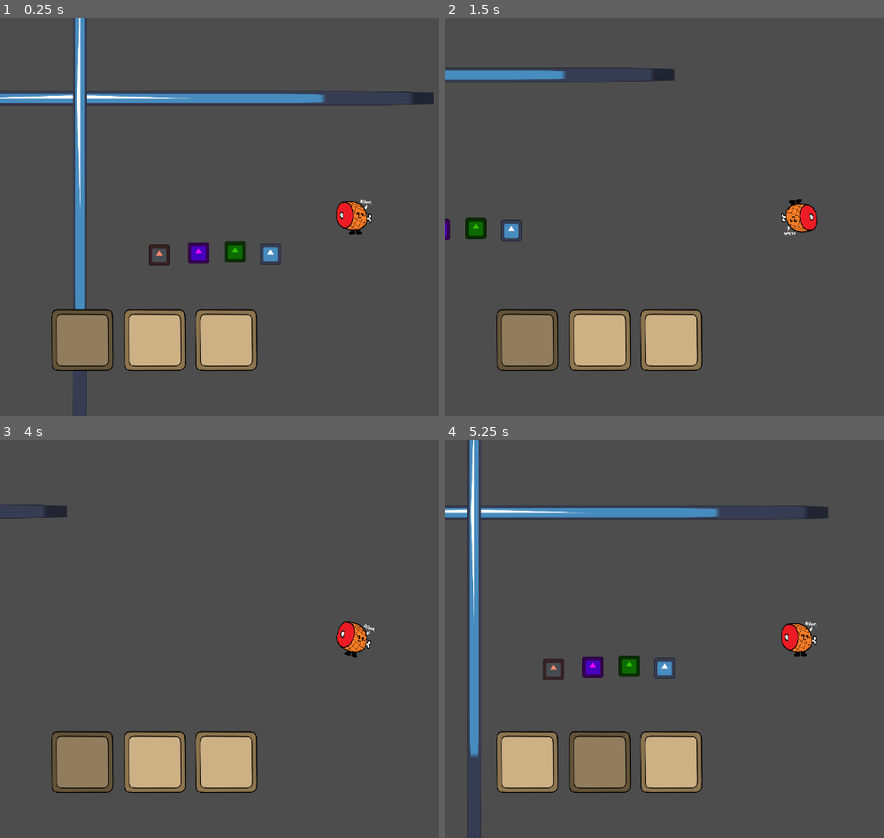
Above: before the commit, frames 1-4 (two rows, left to right).
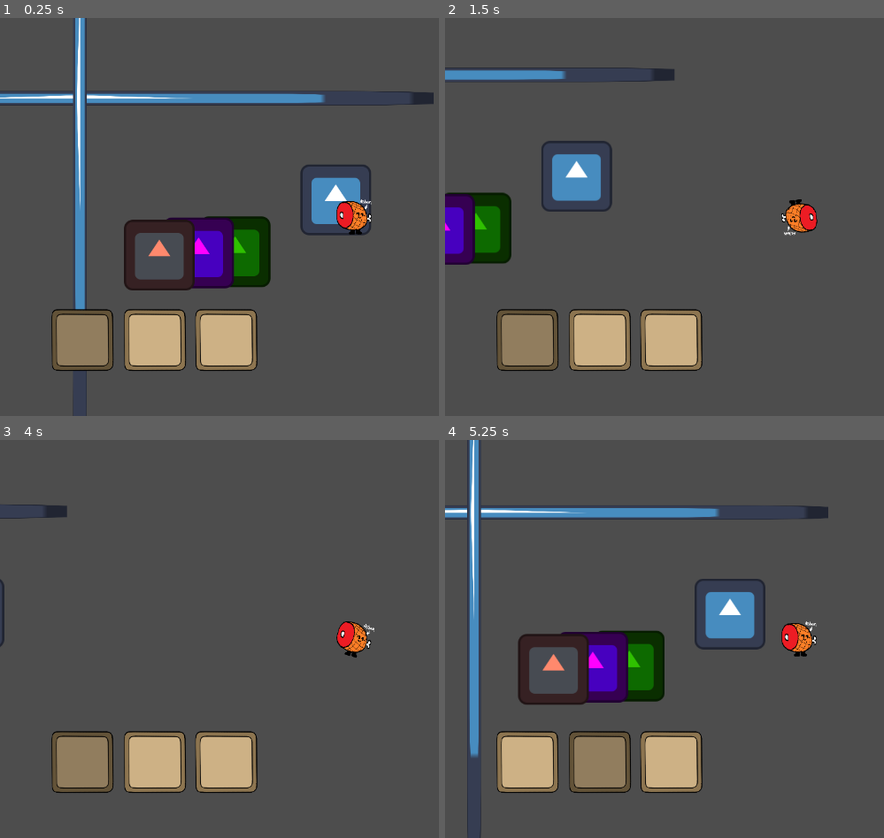
Above: after the commit, the same moments.

Repository: watet3953/pizza-tower
Game: Godot game, scene res://main.tscn
Same seed, same stepped clock (60 frames per second), same inputs: the game is played once before the commit and once after it. The engine's default icon, where the game draws it, is replaced by a stand-in: a white triangle on a blue panel in a dark square.
Inputs (mouse positions are in pixels of both pictures, inside the frame that each line leads up to):
- Up to frame 1 (0.25 s): no input
- Up to frame 2 (1.5 s): tap Enter at 0.5 s; move the mouse to (outside the picture) at 0.52 s; hold D (move_right) 0.53-1.28 s; right-click (outside the picture) at 0.6 s; move the mouse to (655, 236) at 1.27 s; hold S (move_down) from 1.28 s (still down); click (655, 236) at 1.35 s
- Up to frame 3 (4 s): move the mouse to (425, 551) at 2.02 s; release S (move_down) at 2.03 s; hold D (move_right) 2.03-2.78 s; hold T 2.03-2.78 s; tap Space at 2.75 s; move the mouse to (320, 718) at 2.77 s; hold W (move_up) 2.78-3.53 s; tap U at 2.85 s; tap Enter at 3.5 s; move the mouse to (outside the picture) at 3.52 s; hold Left (move_left) from 3.53 s (still down); hold R from 3.53 s (still down)
- Up to frame 4 (5.25 s): move the mouse to (585, 579) at 4.27 s; release R at 4.28 s; tap 1 at 4.35 s; move the mouse to (835, 639) at 5.02 s; release Left (move_left) at 5.03 s; hold S (move_down) from 5.03 s (still down); hold 2 from 5.03 s (still down)

The runs differ from the first frame. In frame 1, 6.2% of the frame differs, in the area x 28-85%, y 36-69%; in frame 2, 4.5%; in frame 3, 0.1%; in frame 4, 6.6%, in the area x 16-73%, y 34-67%.

Commit message:
kbhgvvg

Diff:
--- a/classes/FoodItem.tscn
+++ b/classes/FoodItem.tscn
@@ -15,7 +15,6 @@
 freeze_mode = 1
 linear_damp = 5.0
 script = ExtResource("1_lcqtg")
-foodArr = [1, 0, 0, 0, 0, 0, 0, 0]
 
 [node name="Collider" type="CollisionShape2D" parent="."]
 shape = SubResource("CircleShape2D_yfvdm")
@@ -28,7 +27,6 @@
 
 [node name="Sprite" type="Sprite2D" parent="."]
 z_index = -1
-scale = Vector2(0.3, 0.3)
 texture = ExtResource("2_ybvfn")
 
 [node name="Interactor" type="Area2D" parent="."]
--- a/classes/Item.tscn
+++ b/classes/Item.tscn
@@ -10,7 +10,6 @@
 radius = 26.0
 
 [node name="Item" type="RigidBody2D"]
-position = Vector2(-118, 98)
 collision_layer = 3
 collision_mask = 3
 freeze_mode = 1
@@ -28,7 +27,6 @@
 
 [node name="Sprite" type="Sprite2D" parent="."]
 z_index = -1
-scale = Vector2(0.3, 0.3)
 texture = ExtResource("2_ov32q")
 
 [node name="Interactor" type="Area2D" parent="."]
Not shown: 1 places in main.tscn that only renumber resources
